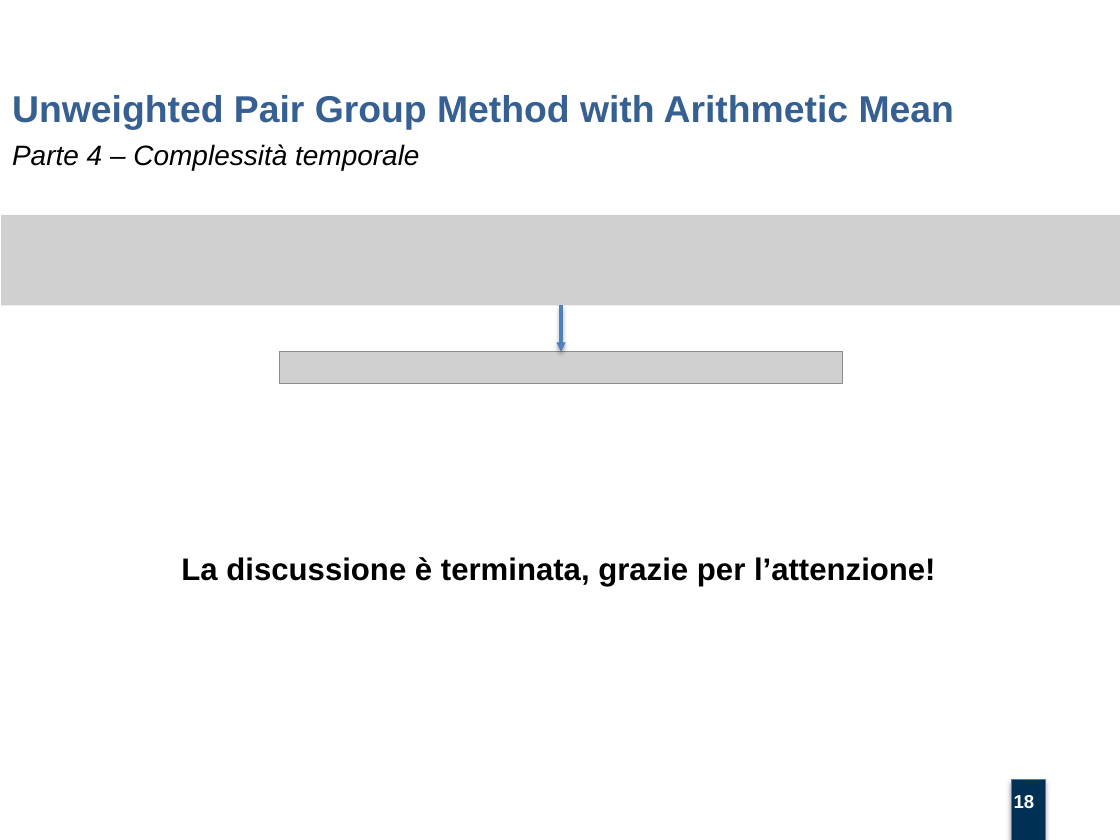
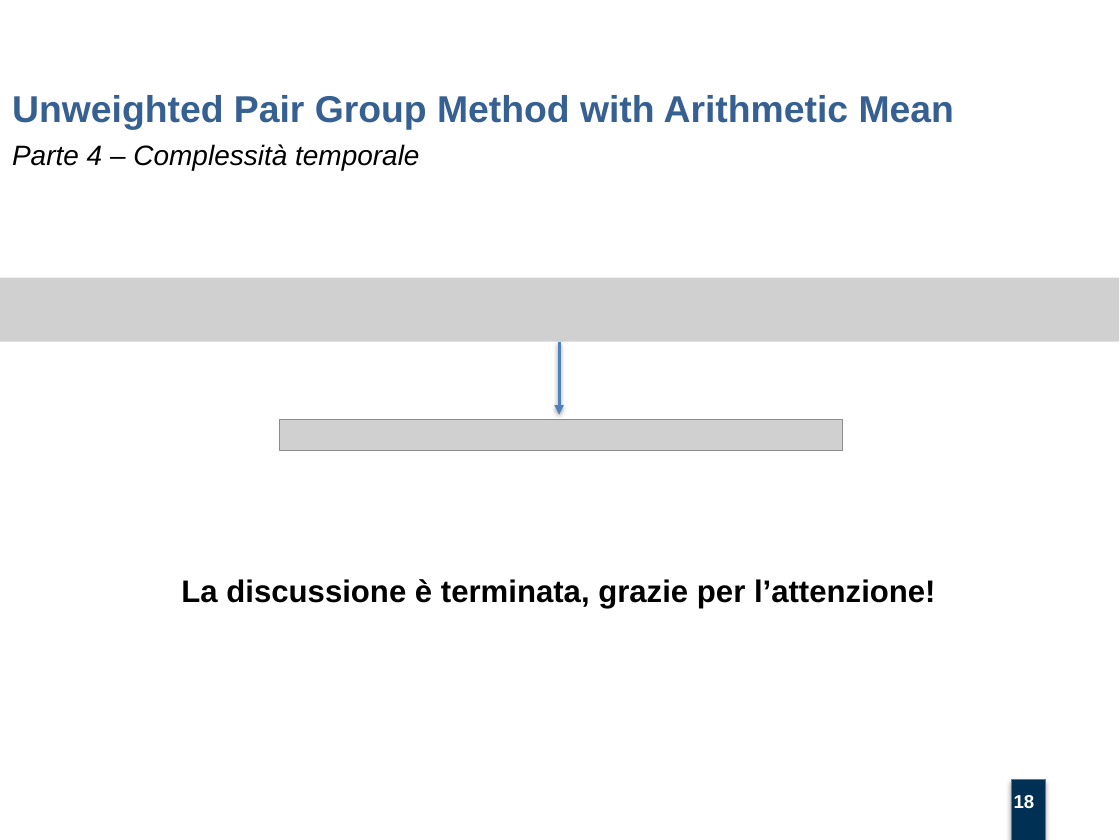
Before and after one commit to mtortoli/Thesis, a slide deck: slide 18 of Discussione Laurea/Slides v.1.0.pptx. Drawn at 1120x840 pixels with LibreOffice and Linux fonts; fonts in the diff are those of the drawing; grey boxes stand for pictures; background and template pictures are left out. Boxes give left, top, right and bottom in pixels: in the first picture for what was removed or moved away, otherwise in the second. Text is boxed around its words. In the diff, an @@ line names an element or a change of style, - is before the commit and + after.

```diff
--- a/Discussione Laurea/Slides v.1.0.pptx
+++ b/Discussione Laurea/Slides v.1.0.pptx
@@ picture: place and size @@
-picture at [1, 215, 1120, 306]
+picture at [0, 278, 1119, 342]
@@ arrow moved from (561, 306) - (561, 352) to (559, 342) - (559, 414) @@
@@ picture: place and size @@
-picture at [280, 352, 843, 383]
+picture at [280, 419, 843, 450]
@@ text "La discussione è terminata, grazie ...": place and size @@
-text "La discussione è terminata, grazie ..." at [181, 557, 936, 586]
+text "La discussione è terminata, grazie ..." at [181, 579, 936, 608]
```
Also in this commit, not shown: 1 other file.
